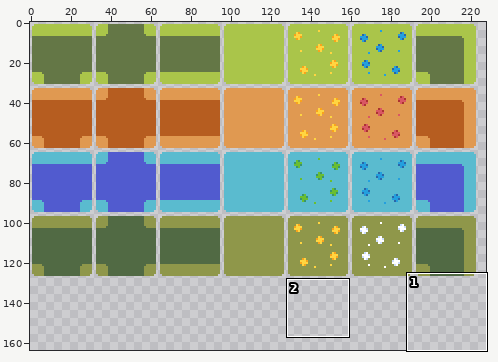
Two versions of one pixel-art file, assets/tilesheet_seasons.aseprite. Above: a wide view before the commit, with the close-up outlined.
Close-up. Before the edit:
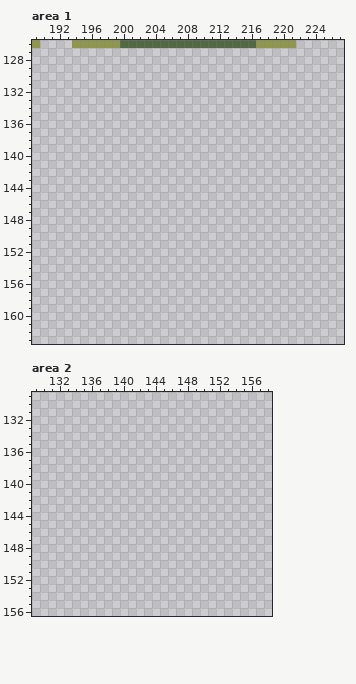
512x512 pixels, 1 frame. Shown: area 1: x 189..227, y 126..163; area 2: x 129..158, y 129..156. The wide view leaves out empty margins. The commit also changed other parts of the picture, which this record leaves out.
And afterwards:
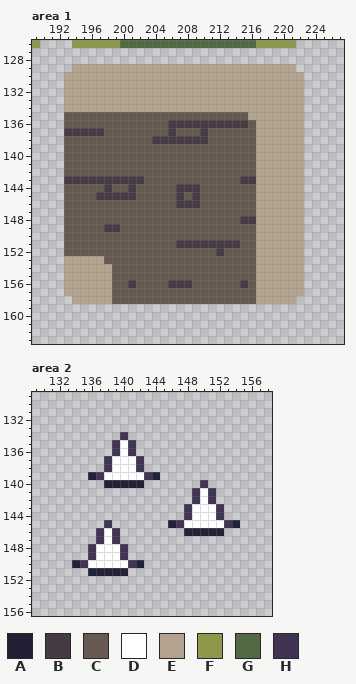
Palette (. is transparent): A #222034  B #473b43  C #665a53  D #ffffff  E #b4a38e  F #8f974a  G #516a44  H #403353
Edits made:
Area 1:
The author put colour B in row 136 at x 206 to 215; in row 137 at x 193 to 197, 206 and 210; in row 138 at x 204 to 210; in row 143 at x 193 to 202 and 215 to 216; in row 144 at x 198, 201 and 207 to 209; in row 145 at x 197 to 201, 207 and 209.
The author put colour B in row 146 at x 207 to 209; in row 148 at x 215 to 216; in row 149 at x 198 to 199; in row 151 at x 207 to 214; in row 152 at x 212; in row 156 at x 201, 206 to 208 and 215.
The author put colour C in row 135 at x 193 to 215; in row 136 at x 193 to 205 and 216; in row 137 at x 198 to 205, 207 to 209 and 211 to 216; in row 138 at x 193 to 203 and 211 to 216; in rows 139 to 142 at x 193 to 216; in row 143 at x 203 to 214.
The author put colour C in row 144 at x 193 to 197, 199 to 200, 202 to 206 and 210 to 216; in row 145 at x 193 to 196, 202 to 206, 208 and 210 to 216; in row 146 at x 193 to 206 and 210 to 216; in row 147 at x 193 to 216; in row 148 at x 193 to 214; in row 149 at x 193 to 197 and 200 to 216.
The author put colour C in row 150 at x 193 to 216; in row 151 at x 193 to 206 and 215 to 216; in row 152 at x 193 to 211 and 213 to 216; in row 153 at x 198 to 216; in rows 154 to 155 at x 199 to 216; in row 156 at x 199 to 200, 202 to 205, 209 to 214 and 216.
The author put colour C in rows 157 to 158 at x 199 to 216.
The author put colour E in row 129 at x 194 to 221; in rows 130 to 134 at x 193 to 222; in row 135 at x 216 to 222; in rows 136 to 152 at x 217 to 222; in row 153 at x 193 to 197 and 217 to 222; in rows 154 to 157 at x 193 to 198 and 217 to 222.
The author put colour E in row 158 at x 194 to 198 and 217 to 221.
Area 2:
The author put colour A in row 139 at x 136 and 144; in row 140 at x 138 to 142; in row 145 at x 146 and 154; in row 146 at x 148 to 152; in row 150 at x 134 and 142; in row 151 at x 136 to 140.
The author put colour D in rows 135 to 136 at x 140; in rows 137 to 138 at x 139 to 141; in row 139 at x 138 to 142; in rows 141 to 142 at x 150; in rows 143 to 144 at x 149 to 151; in row 145 at x 148 to 152.
The author put colour D in rows 146 to 147 at x 138; in rows 148 to 149 at x 137 to 139; in row 150 at x 136 to 140.
The author put colour H in row 134 at x 140; in rows 135 to 136 at x 139 and 141; in rows 137 to 138 at x 138 and 142; in row 139 at x 137 and 143; in row 140 at x 150; in rows 141 to 142 at x 149 and 151.
The author put colour H in rows 143 to 144 at x 148 and 152; in row 145 at x 138, 147 and 153; in rows 146 to 147 at x 137 and 139; in rows 148 to 149 at x 136 and 140; in row 150 at x 135 and 141.
Where, in picture pixels (left, top, right, bottom), the same in both close-ups:
added: (64, 64, 304, 304)
added: (72, 432, 240, 576)
